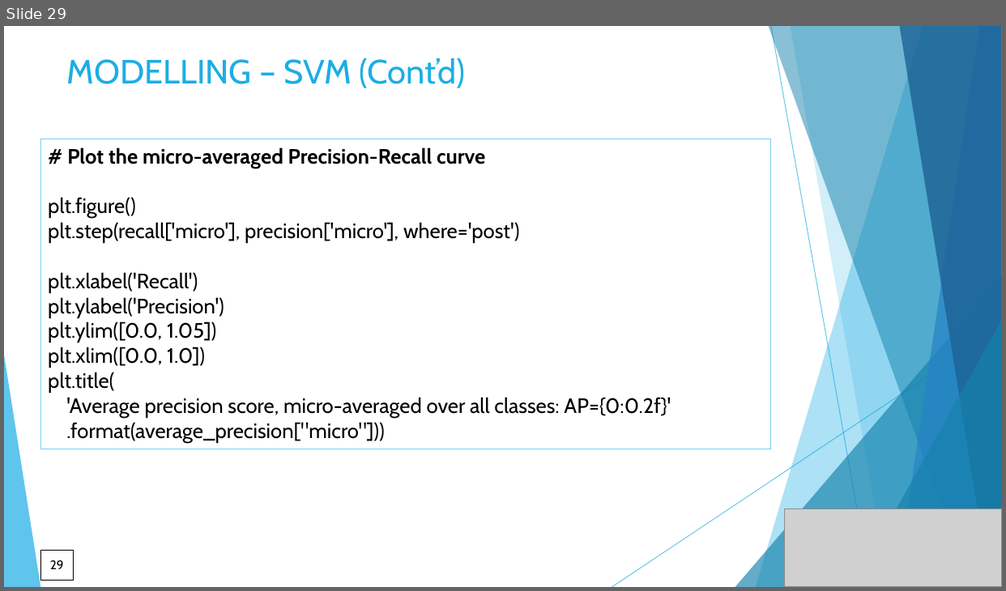
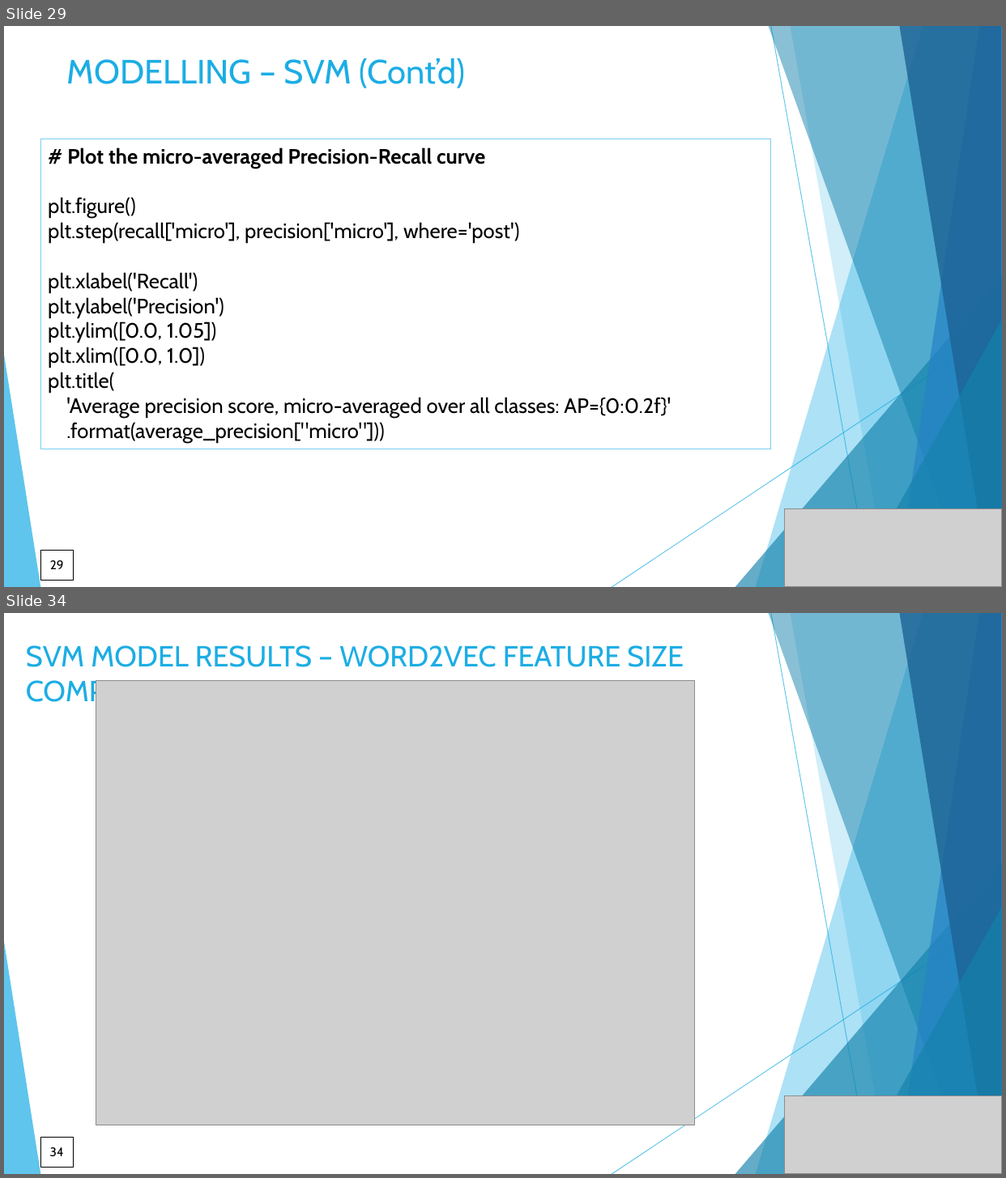
Before and after one commit to DataKnightsAI/Text-Classification-for-News-Summaries, a slide deck: CSML-1010-Group 20-project milestone 1.pptx. Shown one above the other, each under a label of ours: slide 29 before the commit, slides 29 and 34 after it; the slides between them are not shown. The pictures are 1006x591 and 1006x1178 pixels, drawn with LibreOffice and Linux fonts; fonts in the diff are those of the drawing; grey boxes stand for pictures. Boxes give left, top, right and bottom in pixels: in the first picture for what was removed or moved away, otherwise in the second. Text is boxed around its words. In the diff, an @@ line names an element or a change of style, - is before the commit and + after.

```diff
--- a/CSML-1010-Group 20-project milestone 1.pptx
+++ b/CSML-1010-Group 20-project milestone 1.pptx
@@ slide 34 added at <box>4,613,1002,1174</box>, background #FFFFFF; not listed: 10 template elements that a slide beside it also shows @@
@@ title added at <box>26,645,684,709</box>, 28 pt, text #1CADE4 @@
+SVM MODEL RESULTS – WORD2VEC FEATURE SIZE COMPARISON
@@ picture added at <box>96,681,694,1126</box> @@
@@ picture added at <box>785,1096,1002,1174</box> @@
@@ page number added at <box>40,1138,73,1168</box>, outline #000000 0.75 pt, 12 pt, text #000000 @@
+34
```
Also in this commit, not shown: 9 slides changed, 4 other slides added, 1 slide removed, 6 other files.
